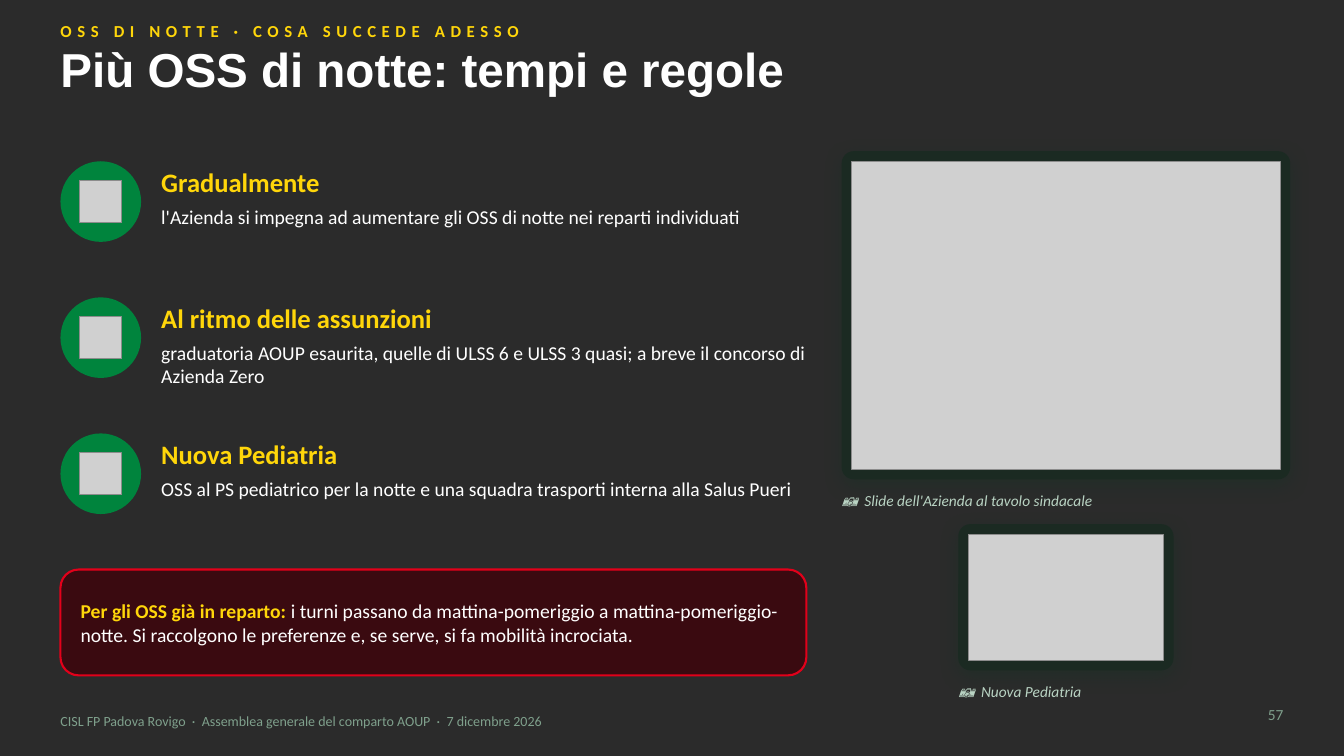
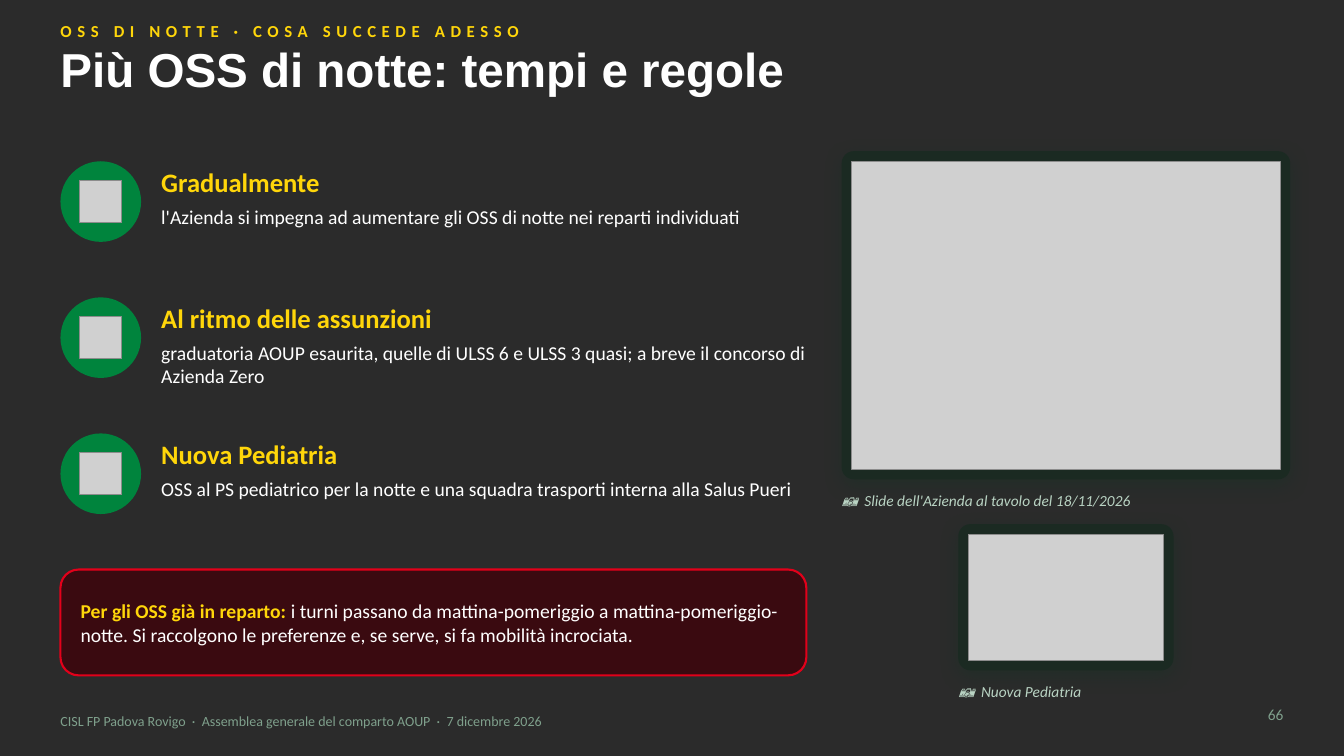
Before and after one commit to aki1806-droid/Prove, a slide deck: slide 66 of produzione/assemblea-2026-12-07/slide/assemblea-2026-12-07.pptx (slide 57 before the commit). Drawn at 1344x756 pixels with LibreOffice and Linux fonts; fonts in the diff are those of the drawing; grey boxes stand for pictures; background and template pictures are left out; a plain dark background stands for a picture behind light text. Boxes give left, top, right and bottom in pixels: in the first picture for what was removed or moved away, otherwise in the second. Text is boxed around its words. In the diff, an @@ line names an element or a change of style, - is before the commit and + after.

```diff
--- a/produzione/assemblea-2026-12-07/slide/assemblea-2026-12-07.pptx
+++ b/produzione/assemblea-2026-12-07/slide/assemblea-2026-12-07.pptx
@@ text at (x1=864, y1=495, x2=1130, y2=507): text changed @@
-📷 Slide dell'Azienda al tavolo sindacale
+📷 Slide dell'Azienda al tavolo del 18/11/2026
@@ page number at (x1=1268, y1=709, x2=1284, y2=720): text changed @@
-57
+66
```
Also in this commit, not shown: 5 other slides changed, 9 slides added, 31 other files.
